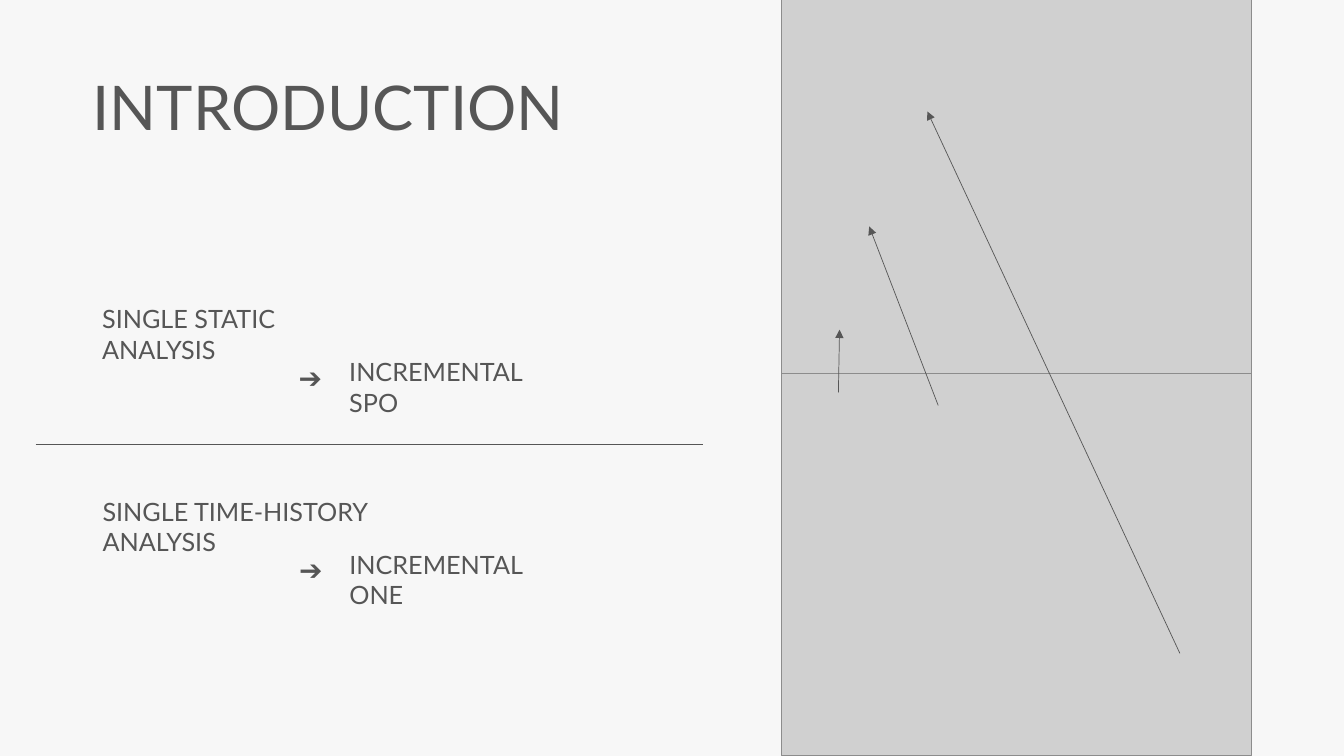
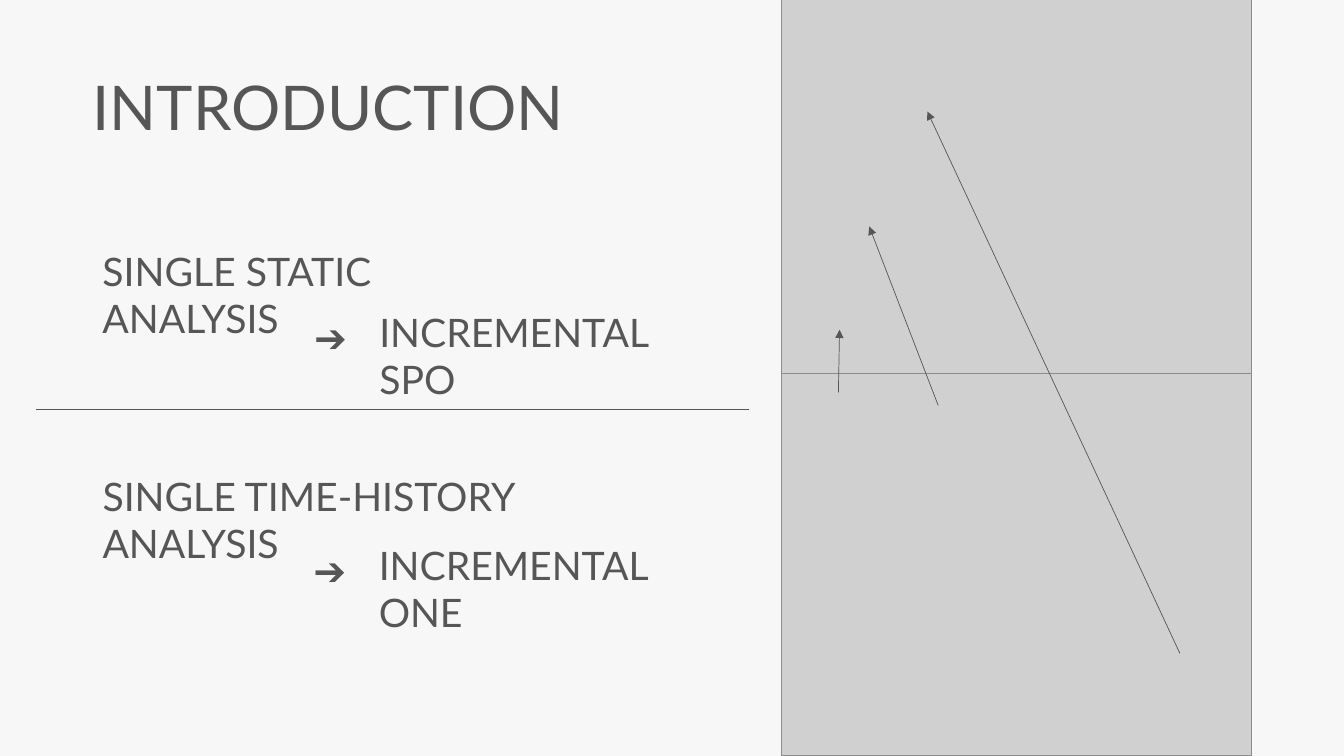
Before and after one commit to skyran1278/VbaProject, a slide deck: slide 3 of 20180126_SmartSplice/20180901_Meeting/Incremental dynamic analysis.pptx. Drawn at 1344x756 pixels with LibreOffice and Linux fonts; fonts in the diff are those of the drawing; grey boxes stand for pictures. Boxes give left, top, right and bottom in pixels: in the first picture for what was removed or moved away, otherwise in the second. Text is boxed around its words. In the diff, an @@ line names an element or a change of style, - is before the commit and + after.

```diff
--- a/20180126_SmartSplice/20180901_Meeting/Incremental dynamic analysis.pptx
+++ b/20180126_SmartSplice/20180901_Meeting/Incremental dynamic analysis.pptx
@@ size 18 to 28 pt in 4 elements at (379,551,649,628), (103,482,516,559), (379,318,649,395), (102,257,372,334) @@
@@ text "SINGLE STATIC ANALYSIS": place and size @@
-text "SINGLE STATIC ANALYSIS" at (102,310,275,359)
+text "SINGLE STATIC ANALYSIS" at (102,257,372,334)
@@ text "➔" at (315,298,367,360): size 20 to 28 pt @@
@@ text "➔": place and size @@
-text "➔" at (298,349,339,396)
+text "➔" at (315,298,367,360)
@@ text "INCREMENTAL SPO": place and size @@
-text "INCREMENTAL SPO" at (349,363,523,412)
+text "INCREMENTAL SPO" at (379,318,649,395)
@@ line moved from (35, 445) - (704, 445) to (35, 409) - (750, 409) @@
@@ text "SINGLE TIME-HISTORY ANALYSIS": place and size @@
-text "SINGLE TIME-HISTORY ANALYSIS" at (103,503,368,551)
+text "SINGLE TIME-HISTORY ANALYSIS" at (103,482,516,559)
@@ text "➔": place and size @@
-text "➔" at (299,541,340,589)
+text "➔" at (314,531,366,593)
@@ text "➔" at (314,531,366,593): size 20 to 28 pt @@
@@ text "INCREMENTAL ONE": place and size @@
-text "INCREMENTAL ONE" at (349,556,523,604)
+text "INCREMENTAL ONE" at (379,551,649,628)
```
Also in this commit, not shown: 7 other slides changed, 5 slides added, 7 slides removed, 1 other file.
